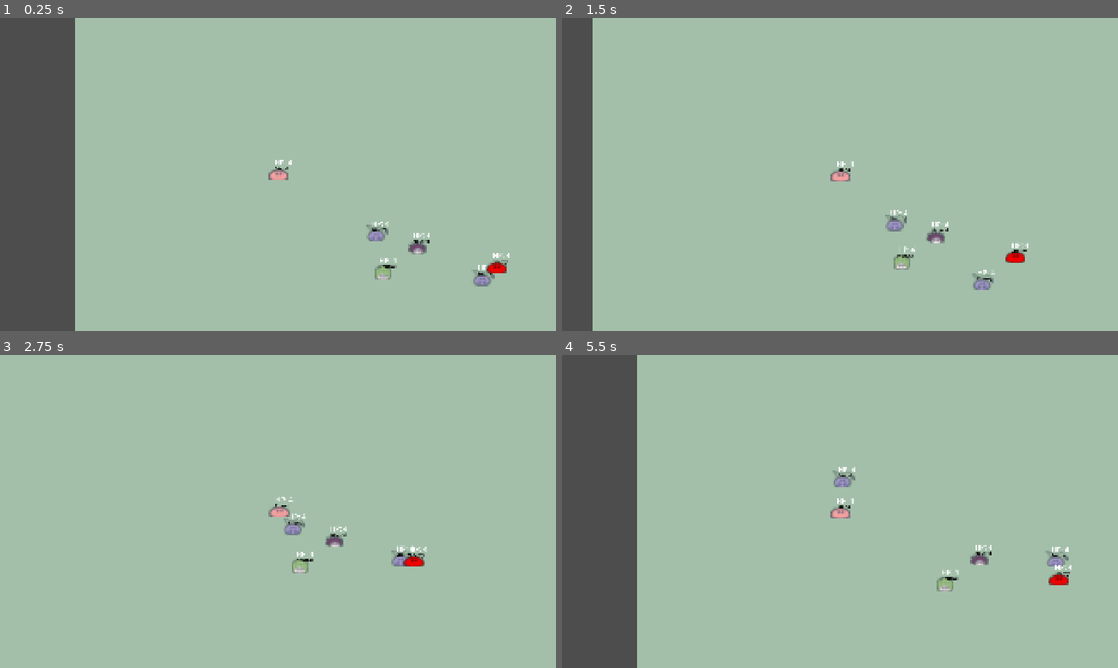
Above: before the commit, frames 1-4 (two rows, left to right).
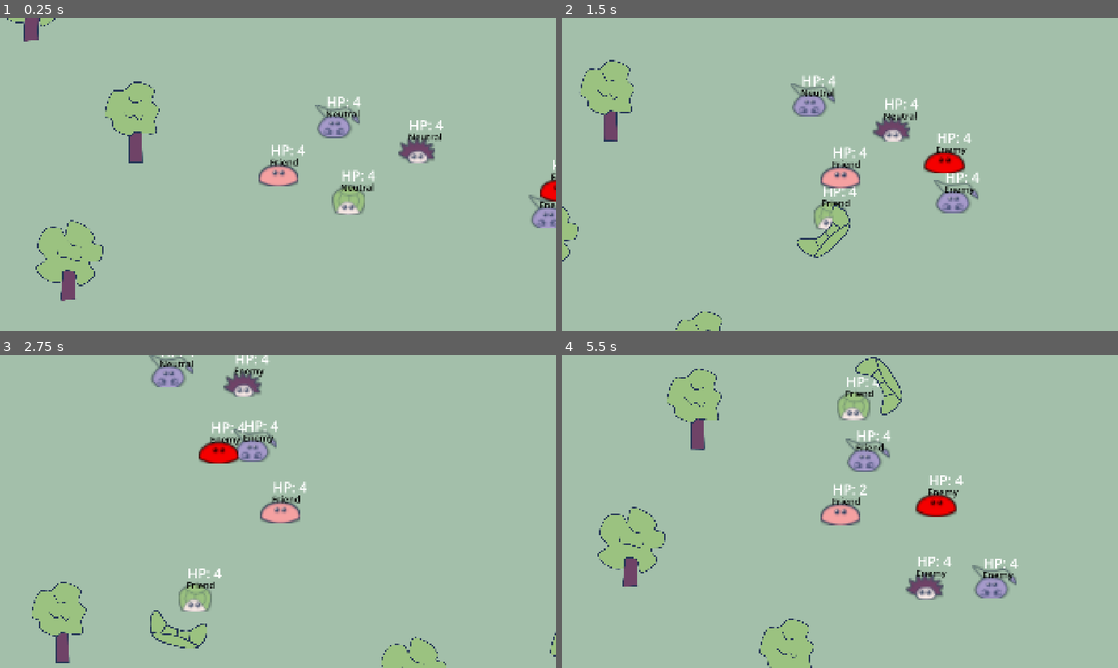
Above: after the commit, the same moments.

Repository: rinevard/SwarmSurge
Game: Godot game, scene res://scenes/main.tscn
Same seed, same stepped clock (60 frames per second), same inputs: the game is played once before the commit and once after it.
Inputs:
- Up to frame 1 (0.25 s): no input
- Up to frame 2 (1.5 s): hold D (right) 0.53-1.28 s; hold S (down) from 1.28 s (still down)
- Up to frame 3 (2.75 s): release S (down) at 2.03 s; hold D (right) from 2.03 s (still down)
- Up to frame 4 (5.5 s): release D (right) at 2.78 s; hold W (up) 2.78-3.53 s; hold A (left) 3.53-5.03 s; hold S (down) from 5.03 s (still down)

The runs differ from the first frame. In frame 1, 19% of the frame differs, in the area x 0-100%, y 0-100%; in frame 2, 12%; in frame 3, 7.2%; in frame 4, 22%, in the area x 0-92%, y 0-100%.

Commit message:
杂七杂八的类型检查, 避免报错

Diff:
--- a/scenes/creatures/enemy_master.tscn
+++ b/scenes/creatures/enemy_master.tscn
@@ -8,7 +8,7 @@
 radius = 100.0
 
 [sub_resource type="CircleShape2D" id="CircleShape2D_lhcut"]
-radius = 200.0
+radius = 480.0
 
 [sub_resource type="CapsuleShape2D" id="CapsuleShape2D_enc81"]
 radius = 36.0
--- a/scenes/creatures/hedgehog.tscn
+++ b/scenes/creatures/hedgehog.tscn
@@ -8,7 +8,7 @@
 radius = 120.0
 
 [sub_resource type="CircleShape2D" id="CircleShape2D_10ndf"]
-radius = 200.0
+radius = 480.0
 
 [sub_resource type="CircleShape2D" id="CircleShape2D_ja52c"]
 radius = 46.2709
--- a/scenes/creatures/scorpion.tscn
+++ b/scenes/creatures/scorpion.tscn
@@ -8,7 +8,7 @@
 radius = 120.0
 
 [sub_resource type="CircleShape2D" id="CircleShape2D_atvky"]
-radius = 240.0
+radius = 480.0
 
 [sub_resource type="CircleShape2D" id="CircleShape2D_xwqv6"]
 radius = 40.0
--- a/scenes/creatures/swarm_master.tscn
+++ b/scenes/creatures/swarm_master.tscn
@@ -8,7 +8,7 @@
 radius = 120.0
 
 [sub_resource type="CircleShape2D" id="CircleShape2D_ydyxm"]
-radius = 240.0
+radius = 480.0
 
 [sub_resource type="CapsuleShape2D" id="CapsuleShape2D_l84sl"]
 radius = 26.0
--- a/scenes/creatures/turtle.tscn
+++ b/scenes/creatures/turtle.tscn
@@ -8,7 +8,7 @@
 radius = 120.0
 
 [sub_resource type="CircleShape2D" id="CircleShape2D_wqdtd"]
-radius = 240.0
+radius = 480.0
 
 [sub_resource type="CircleShape2D" id="CircleShape2D_psu7v"]
 radius = 50.0
--- a/scenes/game.tscn
+++ b/scenes/game.tscn
@@ -1,4 +1,4 @@
-[gd_scene load_steps=10 format=3 uid="uid://c1r25yahmaosa"]
+[gd_scene load_steps=13 format=4 uid="uid://c1r25yahmaosa"]
 
 [ext_resource type="Script" uid="uid://q3i5mc3m878" path="res://scripts/game.gd" id="1_iywne"]
 [ext_resource type="PackedScene" uid="uid://cxgtvurlejghu" path="res://scenes/creatures/swarm_master.tscn" id="1_yqjtg"]
@@ -9,12 +9,26 @@
 [ext_resource type="PackedScene" uid="uid://betv6hrnya64x" path="res://scenes/creatures/enemy_master.tscn" id="5_p57ef"]
 [ext_resource type="PackedScene" uid="uid://c3jmk4m075u6k" path="res://scenes/creatures/hedgehog.tscn" id="6_u5sy4"]
 [ext_resource type="Script" uid="uid://4vpilwtnnc3m" path="res://scripts/enemy_handler.gd" id="7_gee14"]
+[ext_resource type="Texture2D" uid="uid://ck23n8irv4mmd" path="res://assets/art/bg_decorations.png" id="10_vtaks"]
+
+[sub_resource type="TileSetAtlasSource" id="TileSetAtlasSource_kvpfn"]
+texture = ExtResource("10_vtaks")
+texture_region_size = Vector2i(64, 64)
+4:0/size_in_atlas = Vector2i(9, 10)
+4:0/0 = 0
+14:0/size_in_atlas = Vector2i(6, 10)
+14:0/0 = 0
+0:12/size_in_atlas = Vector2i(13, 4)
+0:12/0 = 0
+
+[sub_resource type="TileSet" id="TileSet_dinhu"]
+tile_size = Vector2i(64, 64)
+sources/0 = SubResource("TileSetAtlasSource_kvpfn")
 
 [node name="Game" type="Node2D"]
 script = ExtResource("1_iywne")
 
 [node name="Camera2D" type="Camera2D" parent="." node_paths=PackedStringArray("follow_target")]
-zoom = Vector2(0.5, 0.5)
 script = ExtResource("2_0tnpc")
 follow_target = NodePath("../Creatures/SwarmMaster")
 
@@ -43,6 +57,7 @@
 position = Vector2(957, 500)
 
 [node name="SwarmMaster" parent="Creatures" instance=ExtResource("1_yqjtg")]
+position = Vector2(480, 587)
 
 [node name="EnemyHandler" type="Node2D" parent="."]
 script = ExtResource("7_gee14")
@@ -51,3 +66,9 @@
 z_index = 1
 script = ExtResource("4_lbhrr")
 metadata/_edit_lock_ = true
+
+[node name="BackgroundDecorations" type="TileMapLayer" parent="."]
+position = Vector2(374, 203)
+scale = Vector2(0.5, 0.5)
+tile_map_data = PackedByteArray("AAD5/zMAAAAEAAAAAAAjACcAAAAEAAAAAADs/xUAAAAEAAAAAAAzAP3/AAAEAAAAAAAzAPz/AAAEAAAAAAA8ABsAAAAEAAAAAADo//n/AAAEAAAAAAAZACwAAAAOAAAAAAD9/yEAAAAOAAAAAAAiAPX/AAAOAAAAAAA1ACUAAAAOAAAAAADz/wYAAAAOAAAAAAA=")
+tile_set = SubResource("TileSet_dinhu")
--- a/scripts/creatures/enemy_master.gd
+++ b/scripts/creatures/enemy_master.gd
@@ -1,7 +1,6 @@
 extends BaseCreature
 class_name EnemyMaster
 
-var speed: float = 300.0
 var swarm_parts: Dictionary[BaseCreature, bool] = {} # 使用字典避免重复添加
 var neighbor_enemies: Dictionary[BaseCreature, int] = {} # int 表示计数次数, 一个 creature 可能被聚落里多个生物检测到
 var velocity: Vector2 = Vector2.ZERO
@@ -10,6 +9,12 @@
 const ACTIVATION_INTERVAL: float = 3.0
 const ACTIVATION_STEP: float = 150.0
 const ACTIVATION_BATCH_INTERVAL: float = 0.3
+# 保持和玩家的距离在这个距离内
+const DESIRE_DISTANCE_TO_PLAYER_MIN: float = 200.0
+const DESIRE_DISTANCE_TO_PLAYER_MAX: float = 400.0
+
+const MAX_SPEED = 250.0
+const SIN_WEIGHT = 1000.0
 
 func _ready() -> void:
 	update_group(Global.GROUP.ENEMY, self)
@@ -27,6 +32,26 @@
 	if time_to_last_activation >= ACTIVATION_INTERVAL:
 		_activate_swarm()
 		time_to_last_activation = 0.0
+	#endregion
+
+	#region 移动
+	var player_master: SwarmMaster = Global.player_master
+	if player_master:
+		var to_player: Vector2 = player_master.global_position - global_position
+		if to_player.length() > DESIRE_DISTANCE_TO_PLAYER_MAX:
+			velocity = to_player.normalized() * MAX_SPEED
+		elif to_player.length() < DESIRE_DISTANCE_TO_PLAYER_MIN:
+			velocity = -to_player.normalized() * MAX_SPEED
+		# 如果在最大距离内而在最小距离外, 做无规则运动
+		else:
+			var sin_dir: Vector2 = Vector2(sin(Time.get_ticks_msec() / 1000.0), cos(Time.get_ticks_msec() / 1000.0)).normalized()
+			var acceleration: Vector2 = sin_dir * SIN_WEIGHT
+			velocity += acceleration * delta
+			if velocity.length() > MAX_SPEED:
+				velocity = velocity.normalized() * MAX_SPEED
+
+		position += velocity * delta
+
 	#endregion
 
 func _activate_swarm() -> void:
@@ -85,13 +110,15 @@
 	for part in swarm_part_keys:
 		if part and is_instance_valid(part) and part.group == group:
 			continue
-		remove_swarm_part(part)
+		if part and is_instance_valid(part):
+			remove_swarm_part(part)
 
 	# 如果有非敌对的, 移除
 	for enemy in enemy_keys:
 		if enemy and is_instance_valid(enemy) and enemy.group == Global.GROUP.FRIEND:
 			continue
-		remove_enemy(enemy)
+		if enemy and is_instance_valid(enemy):
+			remove_enemy(enemy)
 
 func _activate_self() -> void:
 	pass
--- a/scripts/creatures/hedgehog.gd
+++ b/scripts/creatures/hedgehog.gd
@@ -8,10 +8,11 @@
 	var nearest_enemy: BaseCreature = null
 	var nearest_enemy_distance: float = INF
 	for enemy in enemies:
-		var distance: float = global_position.distance_to(enemy.global_position)
-		if distance < nearest_enemy_distance:
-			nearest_enemy = enemy
-			nearest_enemy_distance = distance
+		if enemy and is_instance_valid(enemy):
+			var distance: float = global_position.distance_to(enemy.global_position)
+			if distance < nearest_enemy_distance:
+				nearest_enemy = enemy
+				nearest_enemy_distance = distance
 
 	if nearest_enemy:
 		if Global.bullet_handler:
--- a/scripts/creatures/scorpion.gd
+++ b/scripts/creatures/scorpion.gd
@@ -8,10 +8,11 @@
 	var nearest_enemy: BaseCreature = null
 	var nearest_enemy_distance: float = INF
 	for enemy in enemies:
-		var distance: float = global_position.distance_to(enemy.global_position)
-		if distance < nearest_enemy_distance:
-			nearest_enemy = enemy
-			nearest_enemy_distance = distance
+		if enemy and is_instance_valid(enemy):
+			var distance: float = global_position.distance_to(enemy.global_position)
+			if distance < nearest_enemy_distance:
+				nearest_enemy = enemy
+				nearest_enemy_distance = distance
 
 	if nearest_enemy:
 		if Global.bullet_handler:
--- a/scripts/creatures/swarm_master.gd
+++ b/scripts/creatures/swarm_master.gd
@@ -101,13 +101,15 @@
 	for part in swarm_part_keys:
 		if part and is_instance_valid(part) and part.group == group:
 			continue
-		remove_swarm_part(part)
+		if part and is_instance_valid(part):
+			remove_swarm_part(part)
 
 	# 如果有非敌对的, 移除
 	for enemy in enemy_keys:
 		if enemy and is_instance_valid(enemy) and enemy.group == Global.GROUP.ENEMY:
 			continue
-		remove_enemy(enemy)
+		if enemy and is_instance_valid(enemy):
+			remove_enemy(enemy)
 
 func _activate_self() -> void:
 	pass
--- a/scripts/creatures/swarm_part.gd
+++ b/scripts/creatures/swarm_part.gd
@@ -10,7 +10,7 @@
 # TODO: 这些参数应该根据聚落大小动态调整, 当 master 获取了新生物就可以调整
 # 另一个思路是这些移动变量全都由 master 管理, 一个聚落里一个 master 管理本聚落的移动变量
 const PERCEPTION_RADIUS: float = 300.0 # 把本距离内的生物视作邻居
-const SEPARATION_RADIUS: float = 120.0 # 相邻生物应当尽量保持本距离
+const SEPARATION_RADIUS: float = 120.0 # 相邻生物距离过小时会相互排斥
 
 const WEIGHT_SEPARATION: float = 5.0
 const WEIGHT_KEEP_DISTANCE: float = 3.0
--- a/scripts/enemy_handler.gd
+++ b/scripts/enemy_handler.gd
@@ -9,7 +9,7 @@
 const TURTLE = preload("res://scenes/creatures/turtle.tscn")
 
 # 生成参数常量
-const CHECK_INTERVAL: float = 10.0  # 每 10 秒检查一次敌人聚落数量, 太少就生成新聚落
+const CHECK_INTERVAL: float = 5.0  # 每 10 秒检查一次敌人聚落数量, 太少就生成新聚落
 const MAX_ENEMY_COLONIES: int = 4  # 最大敌方聚落数量
 const BASE_SPAWN_DISTANCE: float = 1500.0  # 基础生成距离
 const DISTANCE_PER_SWARM_SIZE: float = 70.0  # 每个友方生物增加的距离
--- a/scripts/hedgehog_stab.gd
+++ b/scripts/hedgehog_stab.gd
@@ -38,6 +38,7 @@
 		if (area.group == Global.GROUP.ENEMY and group == Global.GROUP.FRIEND) \
 			or (area.group == Global.GROUP.FRIEND and group == Global.GROUP.ENEMY):
 			print("hedgehog stab hit shield!")
+			call_deferred("queue_free")
 			return
 
 	var creature = area.get_parent()
@@ -45,3 +46,4 @@
 		if (creature.group == Global.GROUP.ENEMY and group == Global.GROUP.FRIEND) \
 			or (creature.group == Global.GROUP.FRIEND and group == Global.GROUP.ENEMY):
 			creature.on_bullet_hit(self)
+			call_deferred("queue_free")
--- a/scripts/scorp_bullet.gd
+++ b/scripts/scorp_bullet.gd
@@ -35,7 +35,7 @@
 	if area is TurtleShield:
 		if (area.group == Global.GROUP.ENEMY and group == Global.GROUP.FRIEND) \
 			or (area.group == Global.GROUP.FRIEND and group == Global.GROUP.ENEMY):
-			print("scrop bullet hit shield!")
+			call_deferred("queue_free")
 			return
 
 	var creature = area.get_parent()
@@ -43,3 +43,4 @@
 		if (creature.group == Global.GROUP.ENEMY and group == Global.GROUP.FRIEND) \
 			or (creature.group == Global.GROUP.FRIEND and group == Global.GROUP.ENEMY):
 			creature.on_bullet_hit(self)
+			call_deferred("queue_free")
Binary file added: assets/art/bg_decorations.png
Not shown, added: assets/art/bg_decorations.png.import
